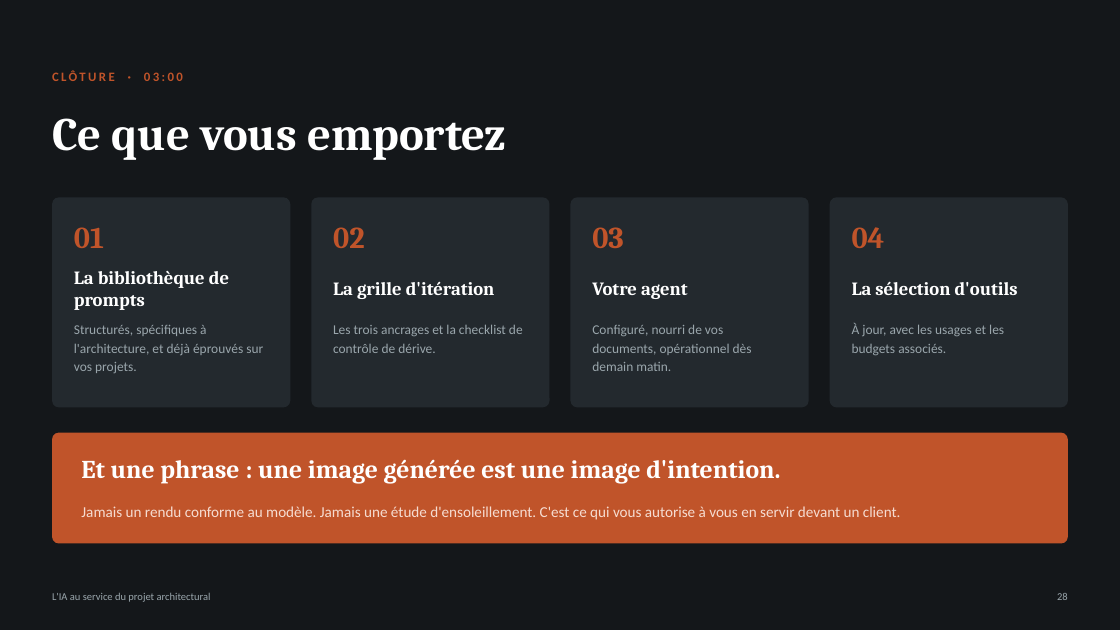
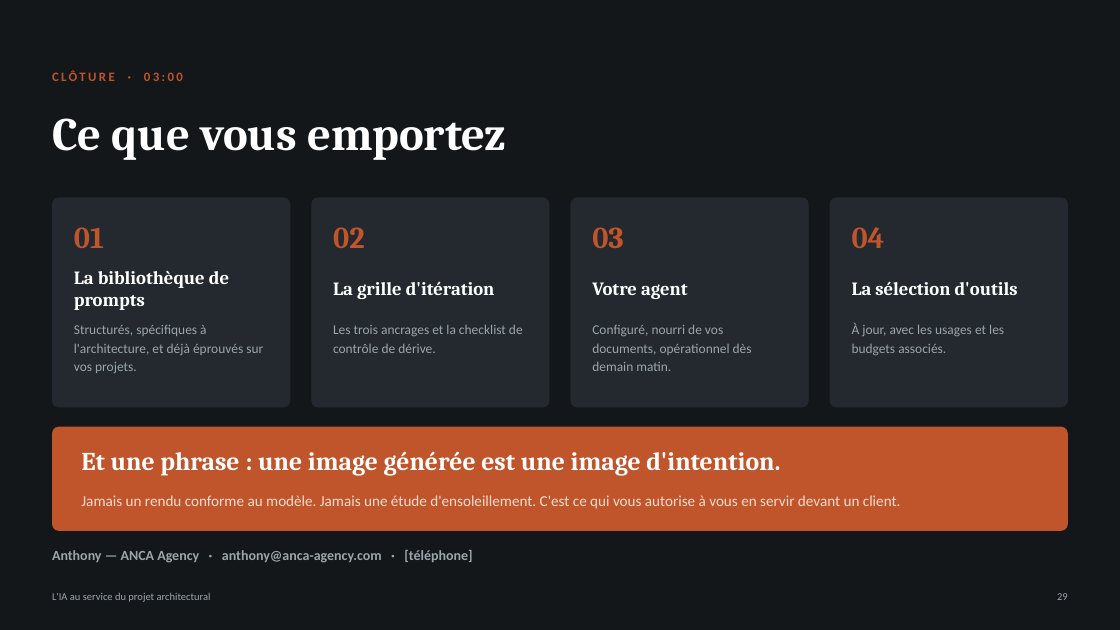
Before and after one commit to ancaagency/page-de-vente-Alba, a slide deck: slide 29 of formation-ia-architectes/formation-ia-architectes.pptx (slide 28 before the commit). Drawn at 1120x630 pixels with LibreOffice and Linux fonts; fonts in the diff are those of the drawing. Boxes give left, top, right and bottom in pixels: in the first picture for what was removed or moved away, otherwise in the second. Text is boxed around its words. In the diff, an @@ line names an element or a change of style, - is before the commit and + after.

```diff
--- a/formation-ia-architectes/formation-ia-architectes.pptx
+++ b/formation-ia-architectes/formation-ia-architectes.pptx
@@ rounded rectangle: place and size @@
-rounded rectangle at (52, 433, 1068, 544)
+rounded rectangle at (52, 427, 1068, 531)
@@ rounded rectangle at (52, 427, 1068, 531): proportions changed @@
@@ text "Et une phrase : une ...": place and size @@
-text "Et une phrase : une ..." at (81, 459, 780, 484)
+text "Et une phrase : une ..." at (81, 451, 780, 476)
@@ text "Jamais un rendu conforme au ...": place and size @@
-text "Jamais un rendu conforme au ..." at (81, 506, 901, 520)
+text "Jamais un rendu conforme au ..." at (81, 495, 901, 509)
@@ text added at (52, 550, 472, 563), 12 pt, text #9AA6AC, bold @@
+Anthony — ANCA Agency · anthony@anca-agency.com · [téléphone]
```
Also in this commit, not shown: 25 other slides changed, 1 slide added, 3 other files.
